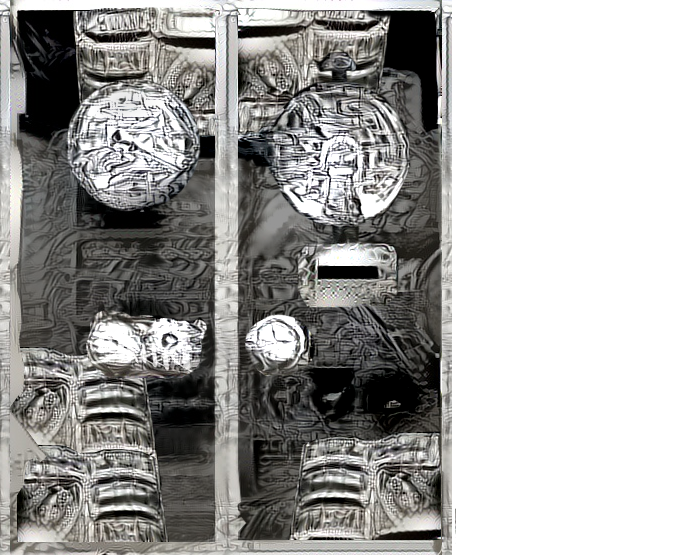
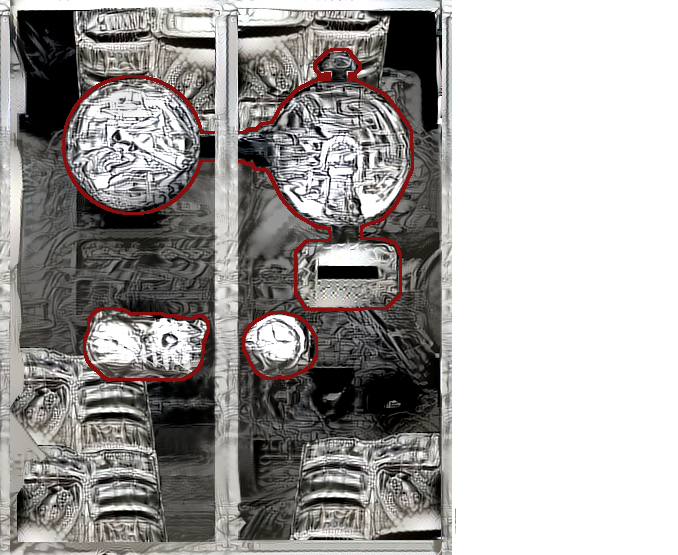
Two versions of the same layered image (678 × 555). Layer-by-layer changes:
added layer "Layer #1" above "Visible #2" over [62,48,414,381]
